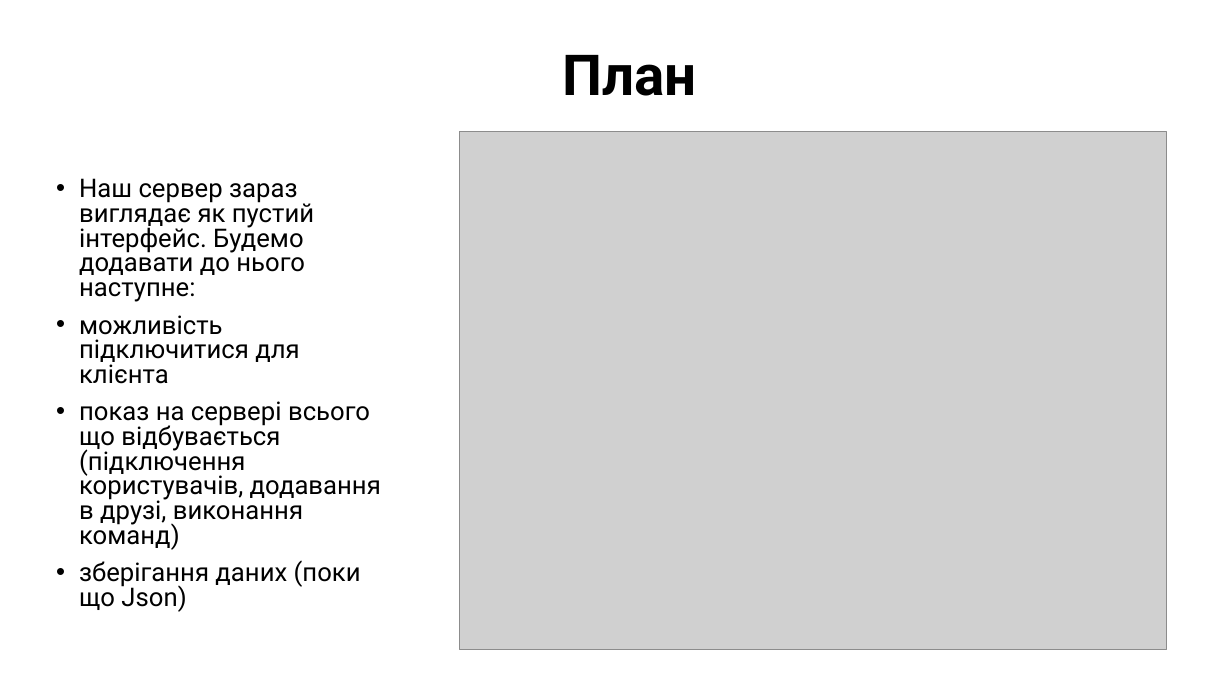
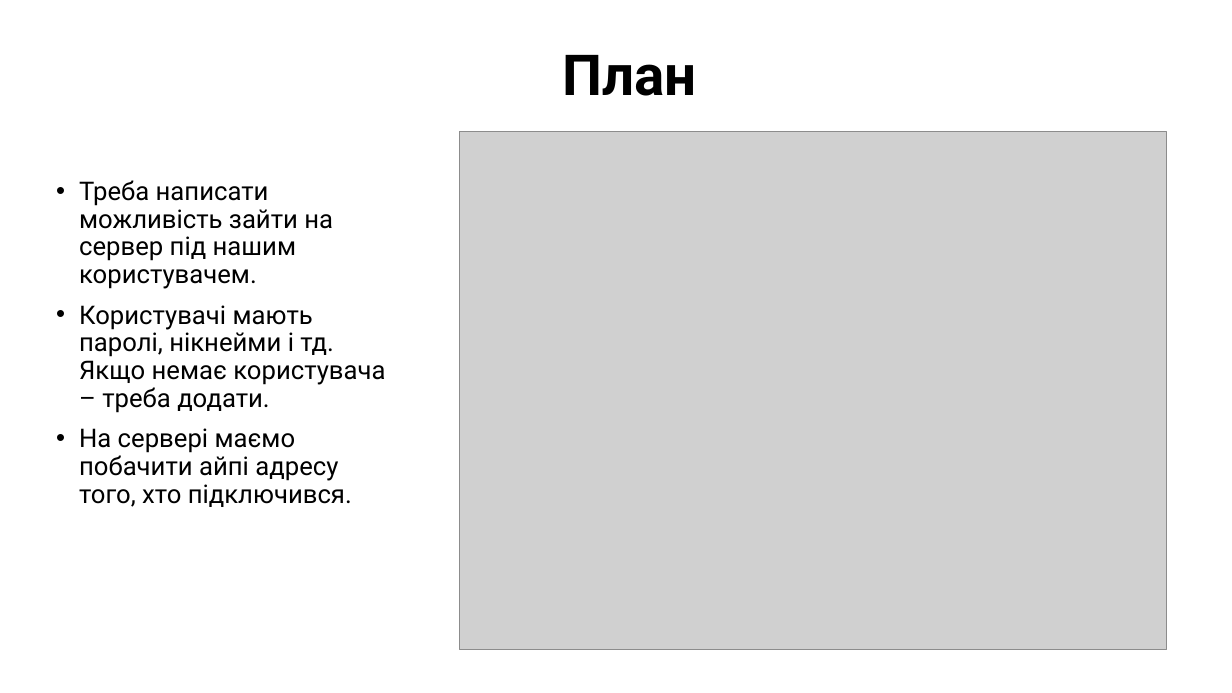
Before and after one commit to Archasmiel/CoolMessenger-JavaFX, a slide deck: slide 2 of lesson5/Lesson5.pptx. Drawn at 1232x693 pixels with LibreOffice and Linux fonts; fonts in the diff are those of the drawing; grey boxes stand for pictures. Boxes give left, top, right and bottom in pixels: in the first picture for what was removed or moved away, otherwise in the second. Text is boxed around its words. In the diff, an @@ line names an element or a change of style, - is before the commit and + after.

```diff
--- a/lesson5/Lesson5.pptx
+++ b/lesson5/Lesson5.pptx
@@ text at (x1=79, y1=180, x2=385, y2=507): text changed @@
-• Наш сервер зараз виглядає як пустий інтерфейс. Будемо додавати до нього наступне:
-• можливість підключитися для клієнта
-• показ на сервері всього що відбувається (підключення користувачів, додавання в друзі, виконання команд)
-• зберігання даних (поки що Json)
+• Треба написати можливість зайти на сервер під нашим користувачем.
+• Користувачі мають паролі, нікнейми і тд. Якщо немає користувача – треба додати.
+• На сервері маємо побачити айпі адресу того, хто підключився.
```
Also in this commit, not shown: 14 other slides changed, 1 slide added, 2 slides removed, 11 other files.
